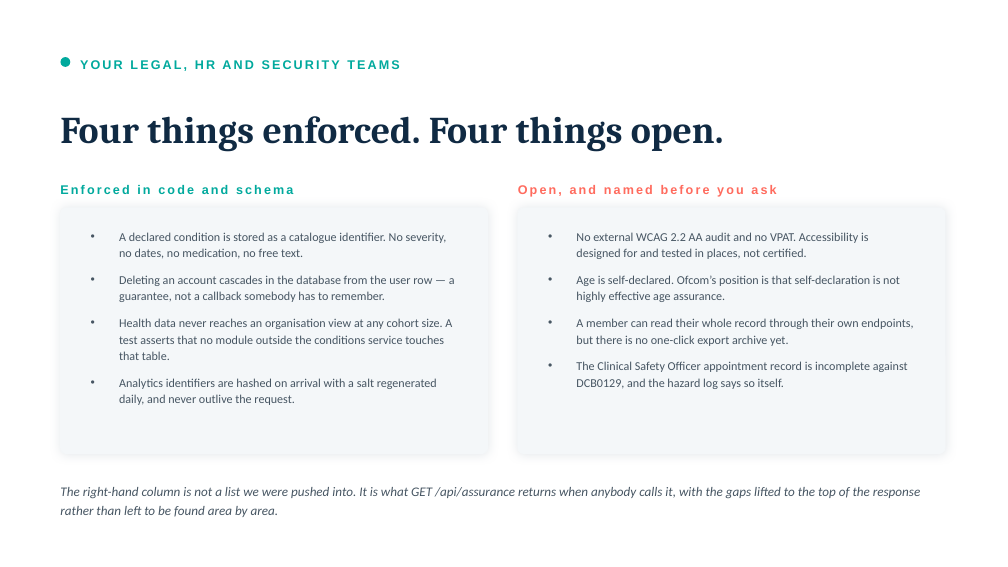
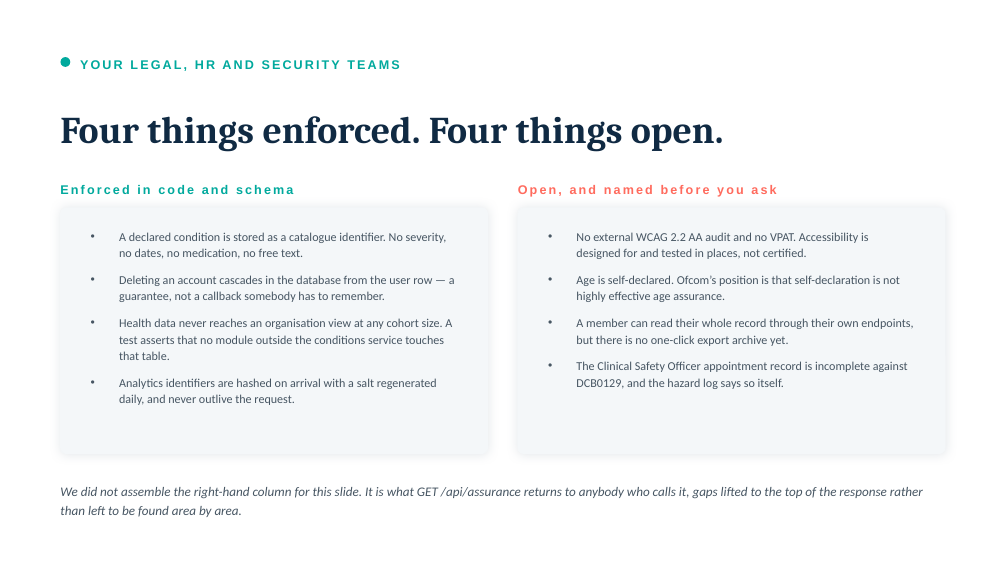
Before and after one commit to jnnseya-cpu/JESSIE, a slide deck: slide 8 of docs/sales/JESS-MOVE-for-organisations.pptx (slide 9 before the commit). Drawn at 1008x567 pixels with LibreOffice and Linux fonts; fonts in the diff are those of the drawing. Boxes give left, top, right and bottom in pixels: in the first picture for what was removed or moved away, otherwise in the second. Text is boxed around its words. In the diff, an @@ line names an element or a change of style, - is before the commit and + after.

```diff
--- a/docs/sales/JESS-MOVE-for-organisations.pptx
+++ b/docs/sales/JESS-MOVE-for-organisations.pptx
@@ text at <box>60,487,923,517</box>: text changed @@
-The right-hand column is not a list we were pushed into. It is what GET /api/assurance returns when anybody calls it, with the gaps lifted to the top of the response rather than left to be found area by area.
+We did not assemble the right-hand column for this slide. It is what GET /api/assurance returns to anybody who calls it, gaps lifted to the top of the response rather than left to be found area by area.
```
Also in this commit, not shown: 9 other slides changed, 2 slides added, 2 slides removed, 3 other files.
